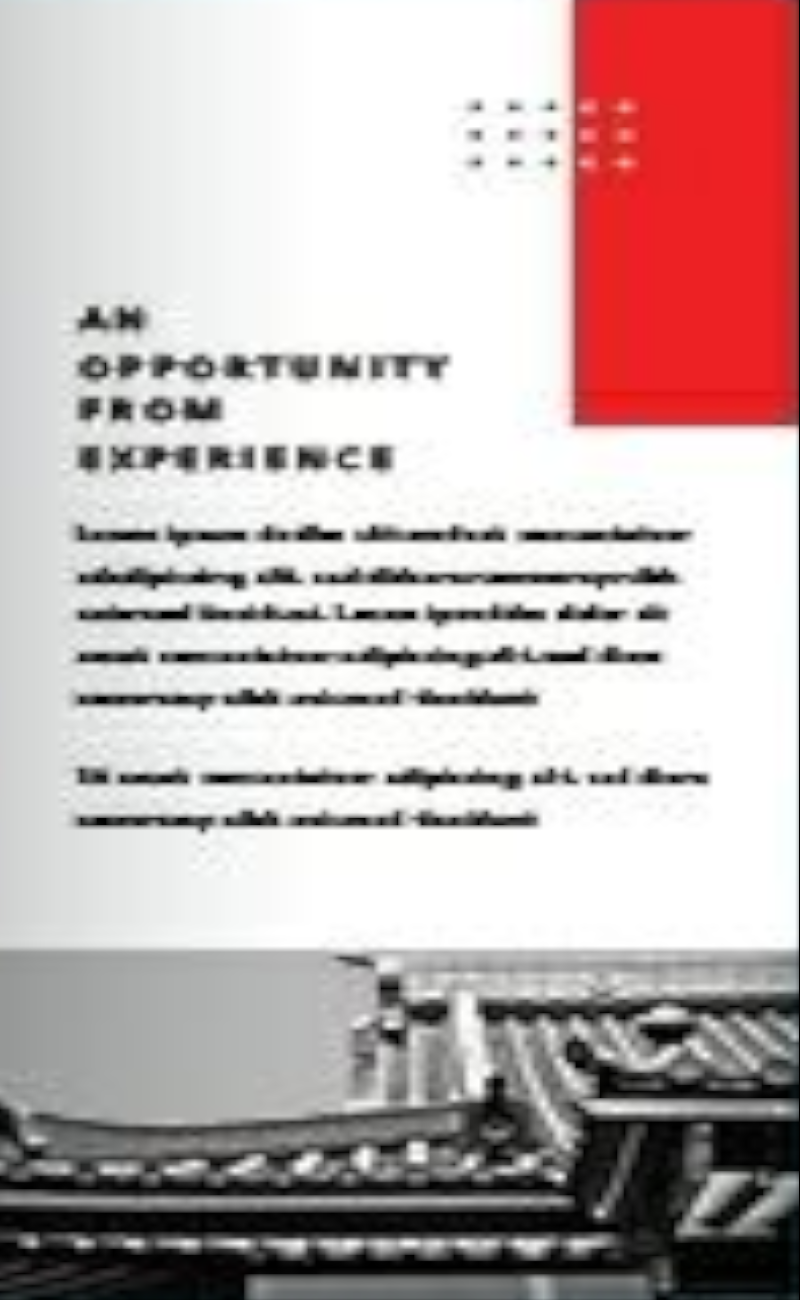
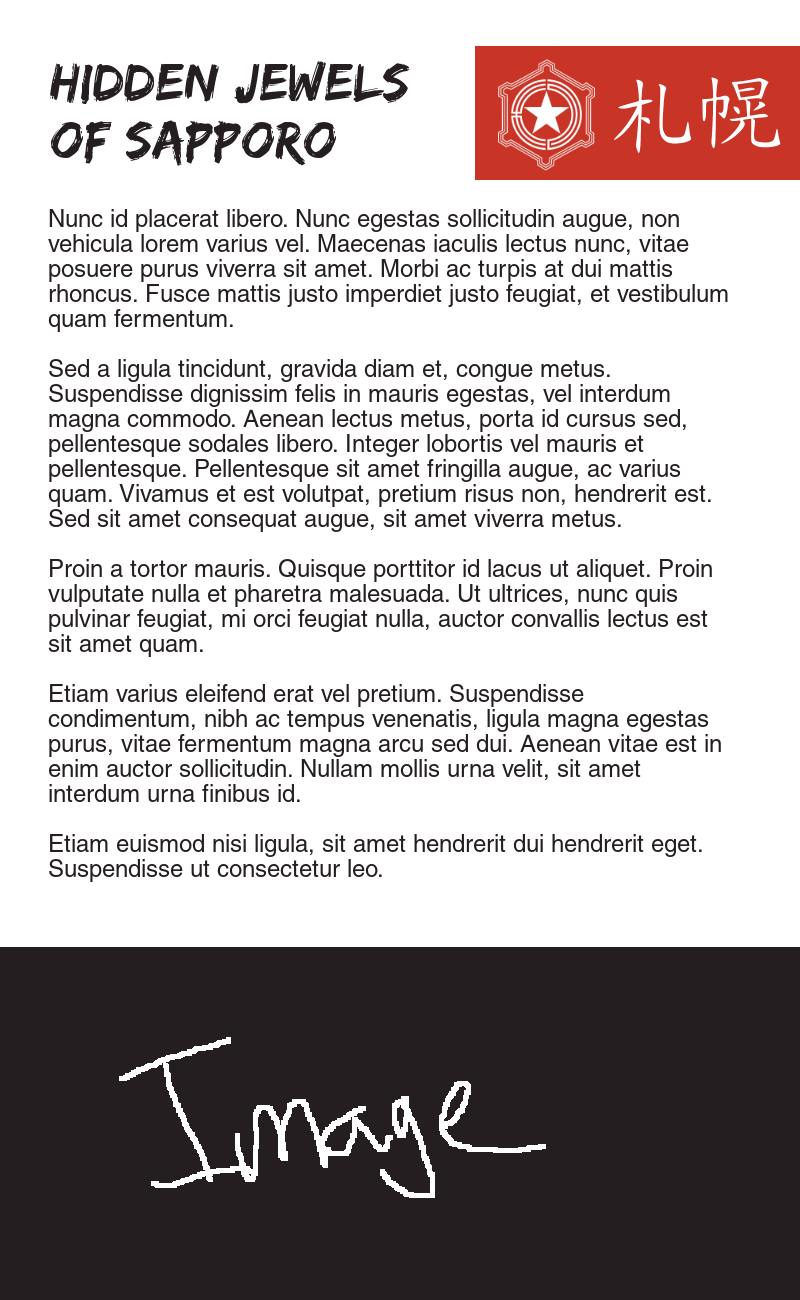
Revision of a layered 800×1300 image; what changed, layer by layer:
added layer "Hidden JEWELS ..." above "." over [50, 61, 410, 166]
added layer "." above "Nunc id placerat libero. Nunc ..." over [0, 947, 800, 1300]
added layer "Nunc id placerat libero. Nunc ..." above ". #3" over [48, 209, 728, 882]
added layer ". #3" above ". #2" over [498, 59, 781, 171]
added layer ". #2" above ". #1" over [475, 46, 800, 180]
added layer ". #1" above "p3-back.png" over [0, 0, 800, 1300]
